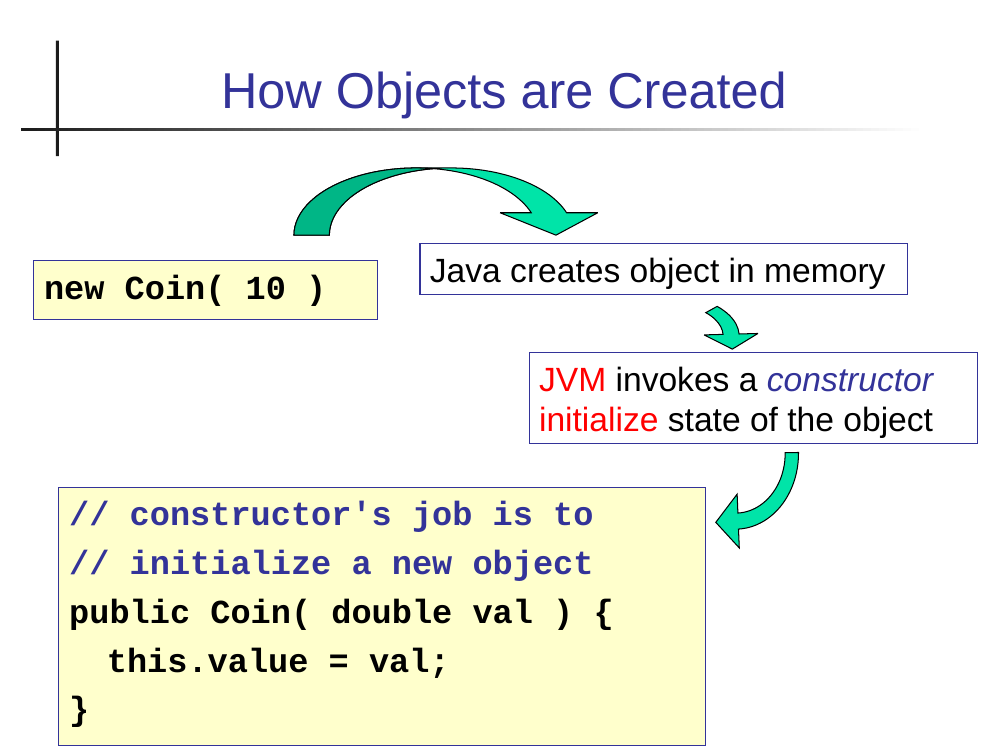
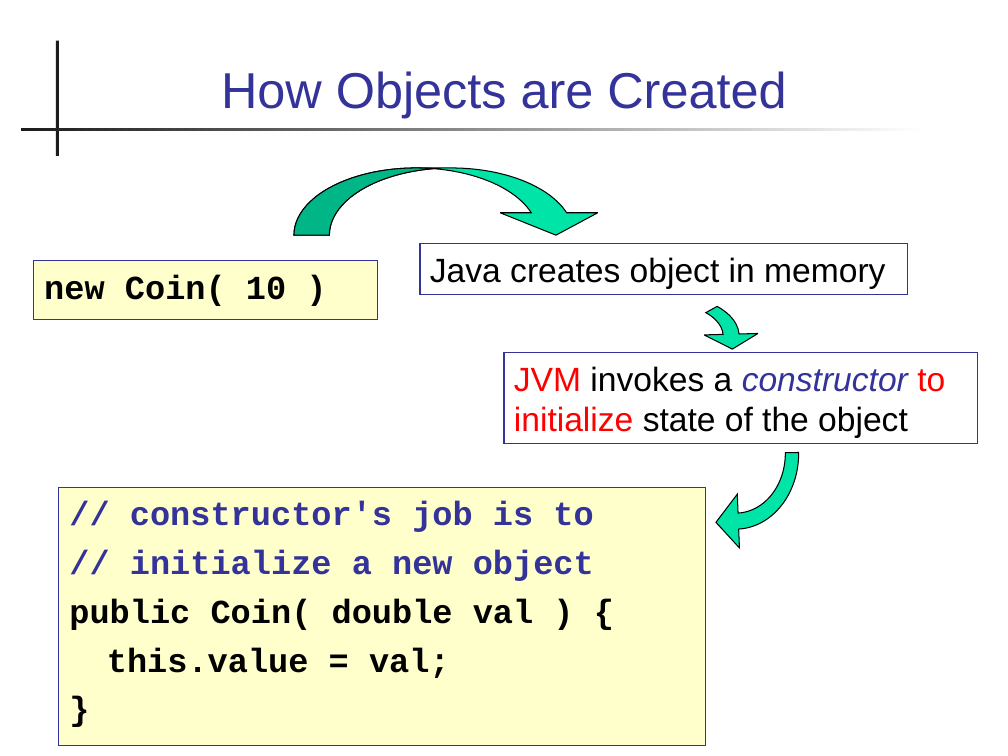
Before and after one commit to cpske/programming1, a slide deck: slide 11 of week2/X-Java-Basics.ppt. Drawn at 1008x756 pixels with LibreOffice and Linux fonts; fonts in the diff are those of the drawing. Boxes give left, top, right and bottom in pixels: in the first picture for what was removed or moved away, otherwise in the second. Text is boxed around its words. In the diff, an @@ line names an element or a change of style, - is before the commit and + after.

```diff
--- a/week2/X-Java-Basics.ppt
+++ b/week2/X-Java-Basics.ppt
@@ rectangle "JVM invokes a constructor to ...": place and size @@
-rectangle "JVM invokes a constructor to ..." at bbox=[529, 353, 978, 444]
+rectangle "JVM invokes a constructor to ..." at bbox=[504, 353, 978, 444]
@@ text in rectangle at bbox=[514, 366, 945, 438]: text changed @@
-JVM invokes a constructor initialize state of the object
+JVM invokes a constructor to initialize state of the object
@@ freeform shape at bbox=[673, 377, 799, 529]: outline redrawn @@
```
Also in this commit, not shown: 13 other slides changed, 2 other files.
